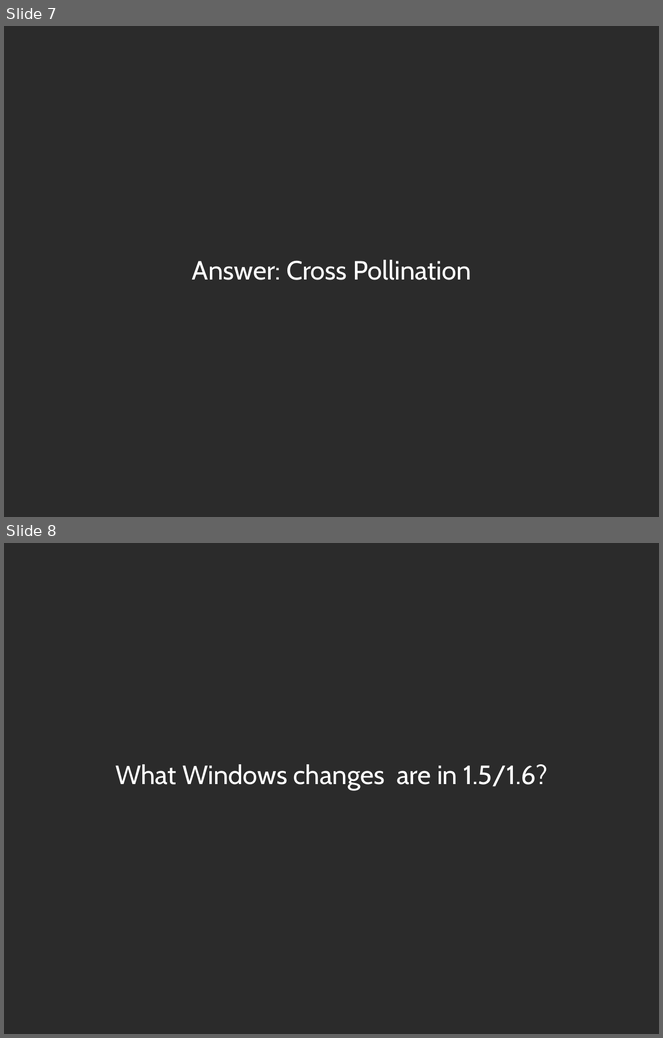
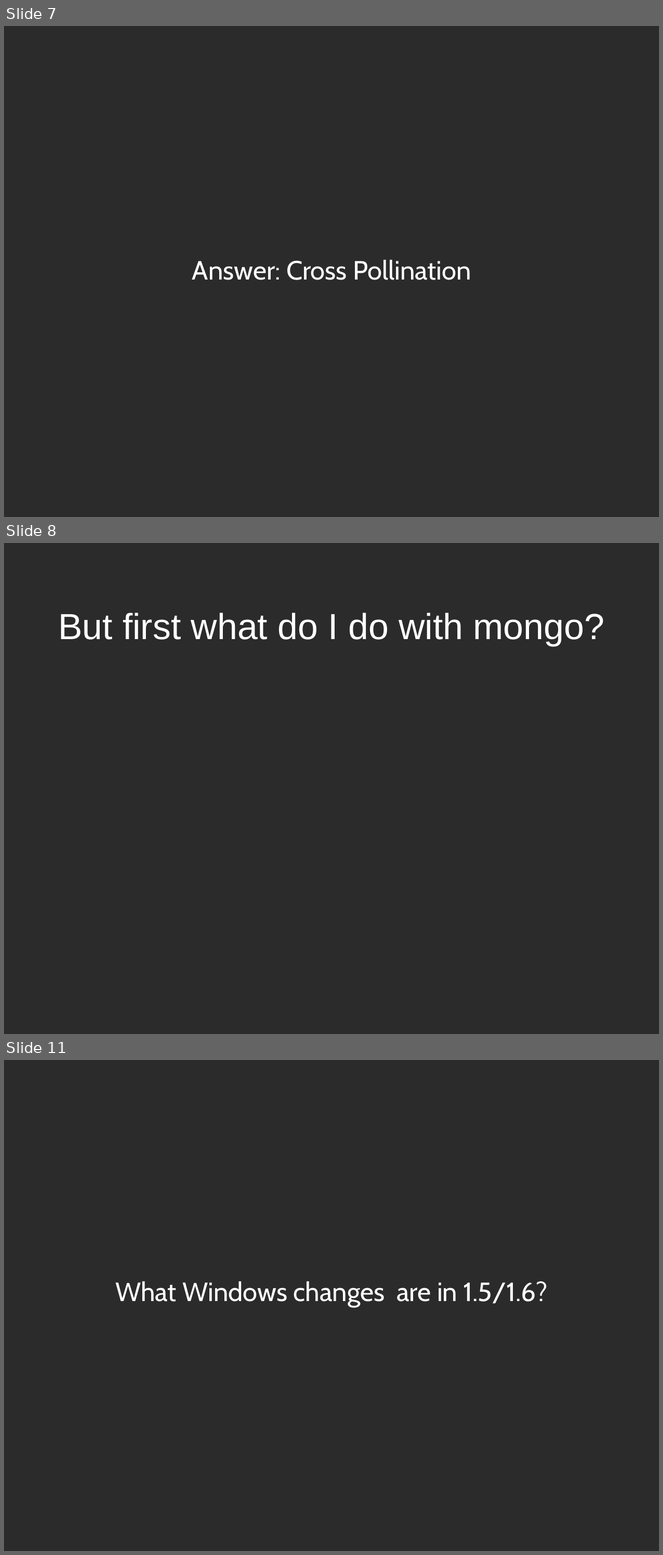
Before and after one commit to zippy1981/TalkMaterials, a slide deck: MongoMeetup/2010-July/Mongo Windows Administration for the Unix Programmer.odp. Shown one above the other, each under a label of ours: slides 7 and 8 before the commit, slides 7, 8 and 11 after it; the slides between them are not shown. The pictures are 663x1038 and 663x1555 pixels, drawn with LibreOffice and Linux fonts; fonts in the diff are those of the drawing; background and template pictures are left out; a plain dark background stands for a picture behind light text. Boxes give left, top, right and bottom in pixels: in the first picture for what was removed or moved away, otherwise in the second. Text is boxed around its words. In the diff, an @@ line names an element or a change of style, - is before the commit and + after.

```diff
--- a/MongoMeetup/2010-July/Mongo Windows Administration for the Unix Programmer.odp
+++ b/MongoMeetup/2010-July/Mongo Windows Administration for the Unix Programmer.odp
@@ slide 8 added at (x1=4, y1=543, x2=659, y2=1034), background picture (left out) @@
@@ title added at (x1=58, y1=613, x2=605, y2=646), 44 pt, text #FFFFFF @@
+But first what do I do with mongo?
@@ what was slide 8 is now slide 11 @@
```
Also in this commit, not shown: 8 slides changed, 2 other slides added, 2 other files.
